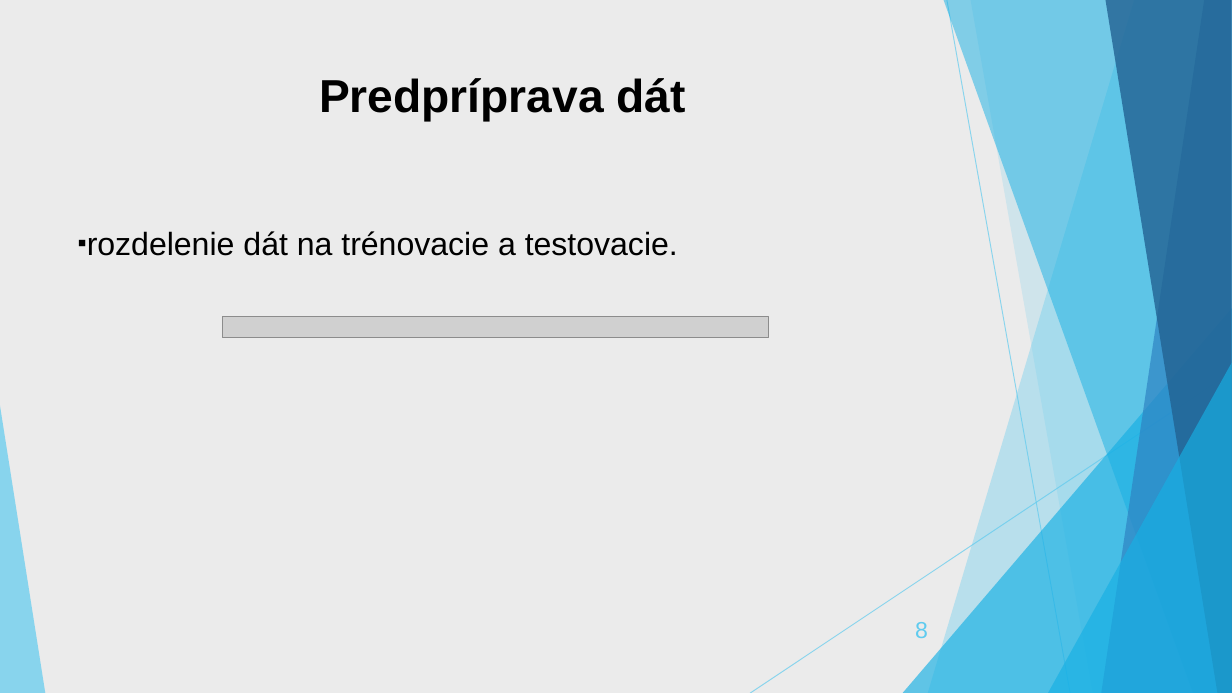
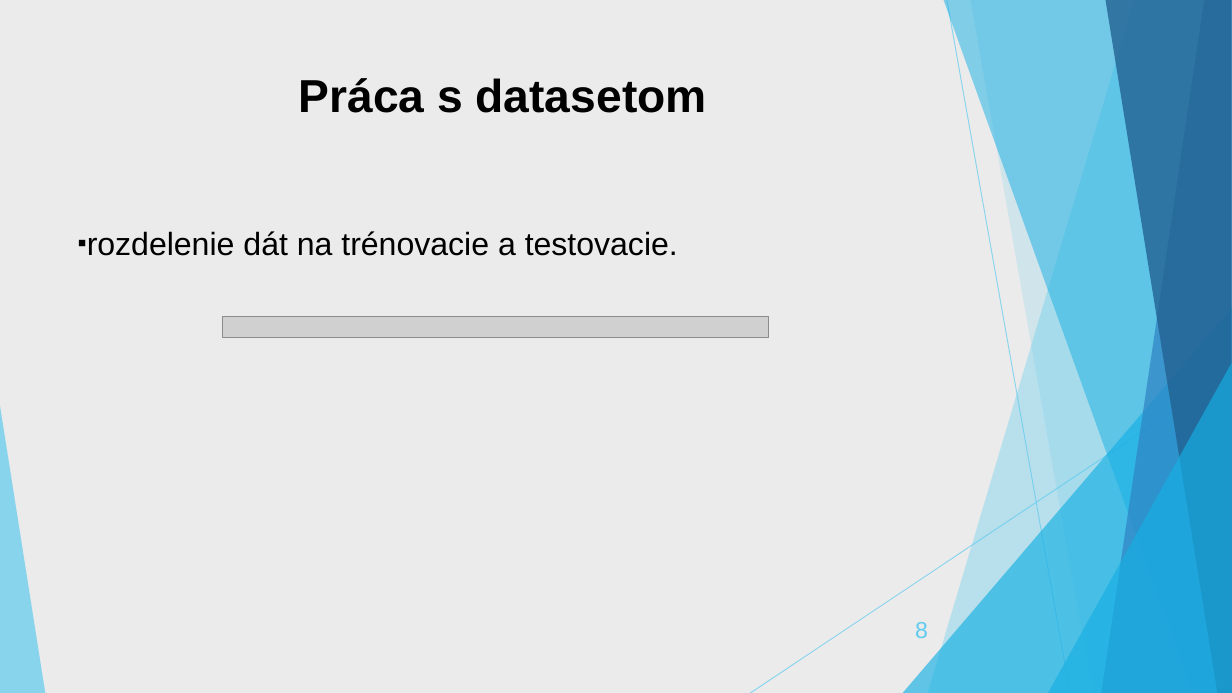
Before and after one commit to oliverolah97/Olah_NS2021, a slide deck: slide 8 of Olah_NS2021.pptx. Drawn at 1232x693 pixels with LibreOffice and Linux fonts; fonts in the diff are those of the drawing; grey boxes stand for pictures. Boxes give left, top, right and bottom in pixels: in the first picture for what was removed or moved away, otherwise in the second. Text is boxed around its words. In the diff, an @@ line names an element or a change of style, - is before the commit and + after.

```diff
--- a/Olah_NS2021.pptx
+++ b/Olah_NS2021.pptx
@@ title at (x1=299, y1=78, x2=707, y2=113): text changed @@
-Predpríprava dát
+Práca s datasetom
```
Also in this commit, not shown: 6 other slides changed.
